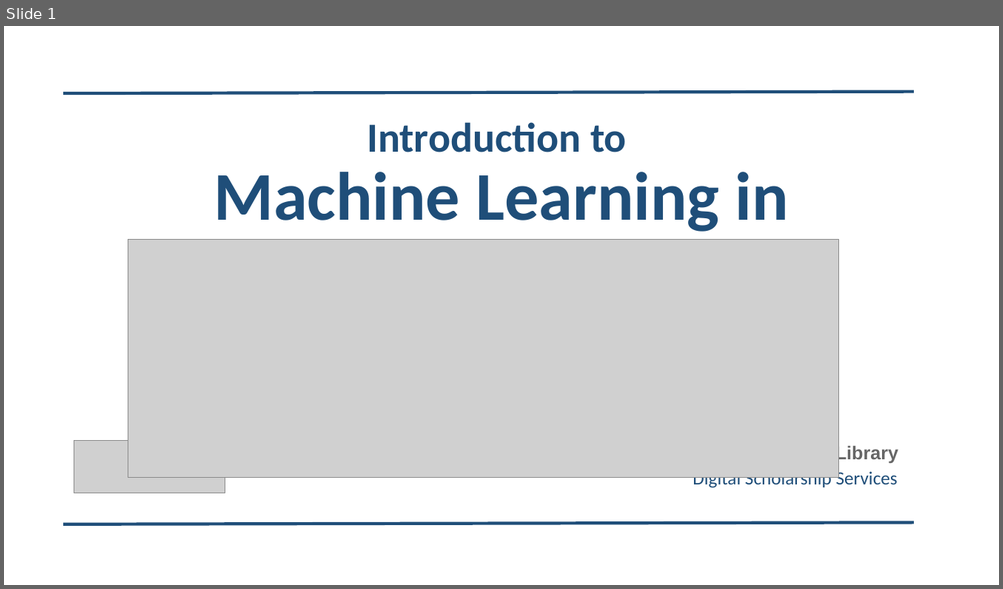
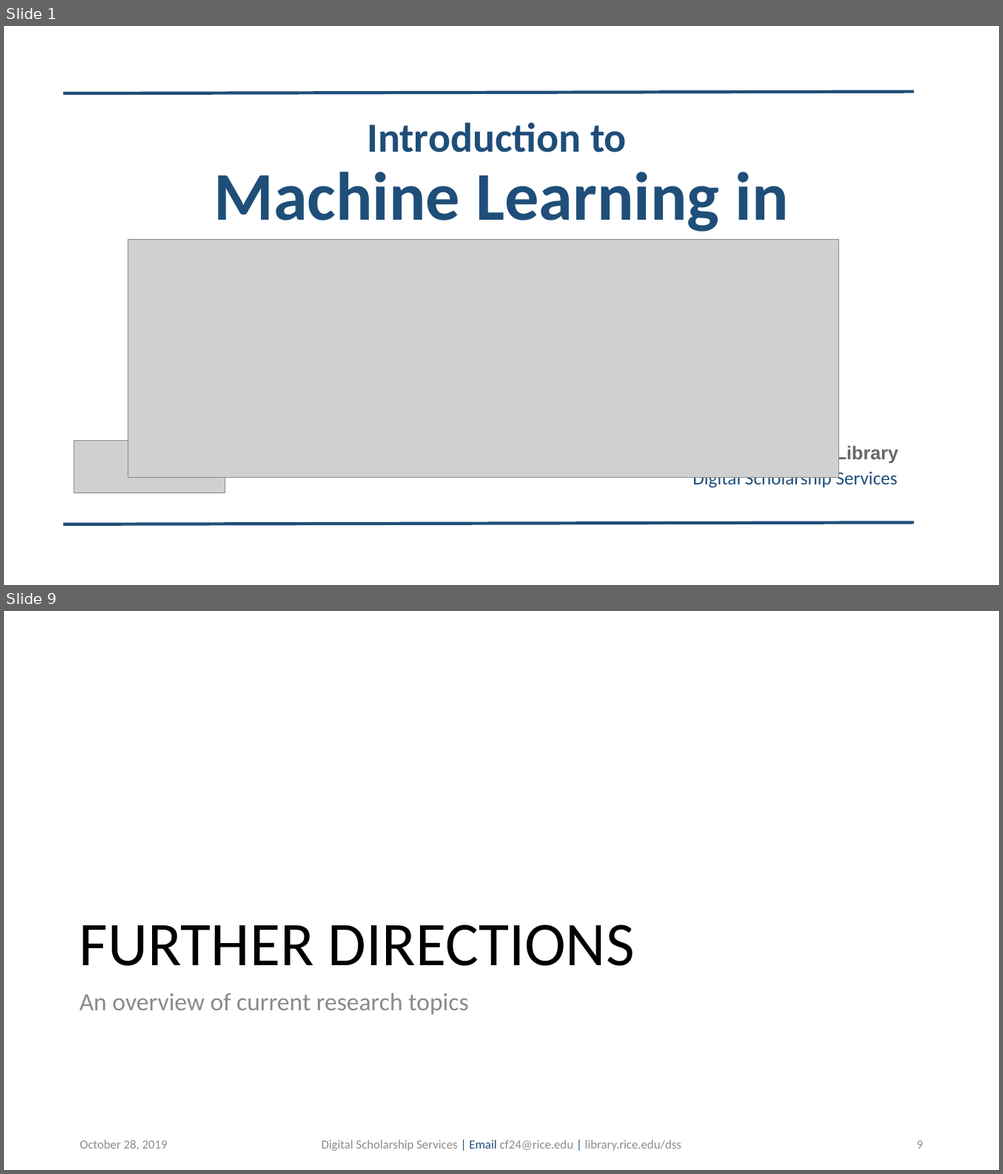
Before and after one commit to bakitybacon/rice-data-and-donuts, a slide deck: tf/Introduction to TensorFlow.pptx. Shown one above the other, each under a label of ours: slide 1 before the commit, slides 1 and 9 after it; the slides between them are not shown. The pictures are 1003x589 and 1003x1174 pixels, drawn with LibreOffice and Linux fonts; fonts in the diff are those of the drawing; grey boxes stand for pictures; background and template pictures are left out. Boxes give left, top, right and bottom in pixels: in the first picture for what was removed or moved away, otherwise in the second. Text is boxed around its words. In the diff, an @@ line names an element or a change of style, - is before the commit and + after.

```diff
--- a/tf/Introduction to TensorFlow.pptx
+++ b/tf/Introduction to TensorFlow.pptx
@@ slide 9 added at box(4, 611, 999, 1170), background #FFFFFF @@
@@ title added at box(79, 925, 634, 966), 60 pt, text #000000 @@
+FURTHER DIRECTIONS
@@ text added at box(79, 993, 468, 1015), 24 pt, text #8C8C8C @@
+An overview of current research topics
@@ text added at box(79, 1140, 168, 1150), 12 pt, text #8C8C8C @@
+October 28, 2019
@@ text added at box(321, 1140, 681, 1151), 12 pt, text #8C8C8C @@
+Digital Scholarship Services | Email cf24@rice.edu | library.rice.edu/dss
@@ page number added at box(916, 1141, 922, 1149), 12 pt, text #8C8C8C @@
+9
```
Also in this commit, not shown: 1 slide changed, 10 other slides added.
